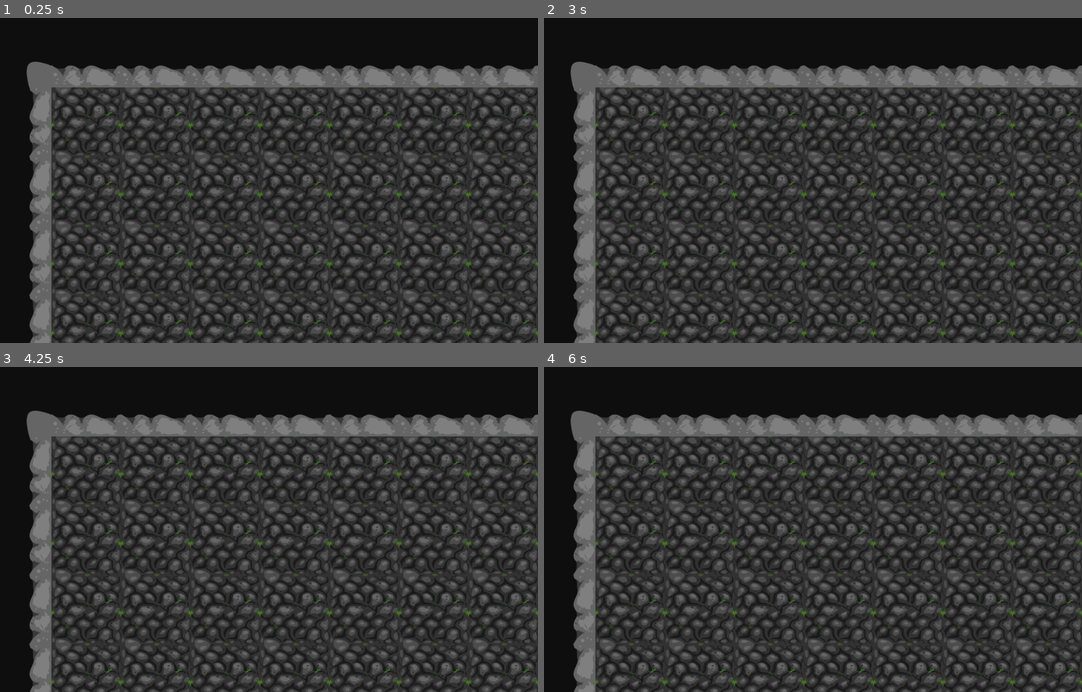
Above: before the commit, frames 1-4 (two rows, left to right).
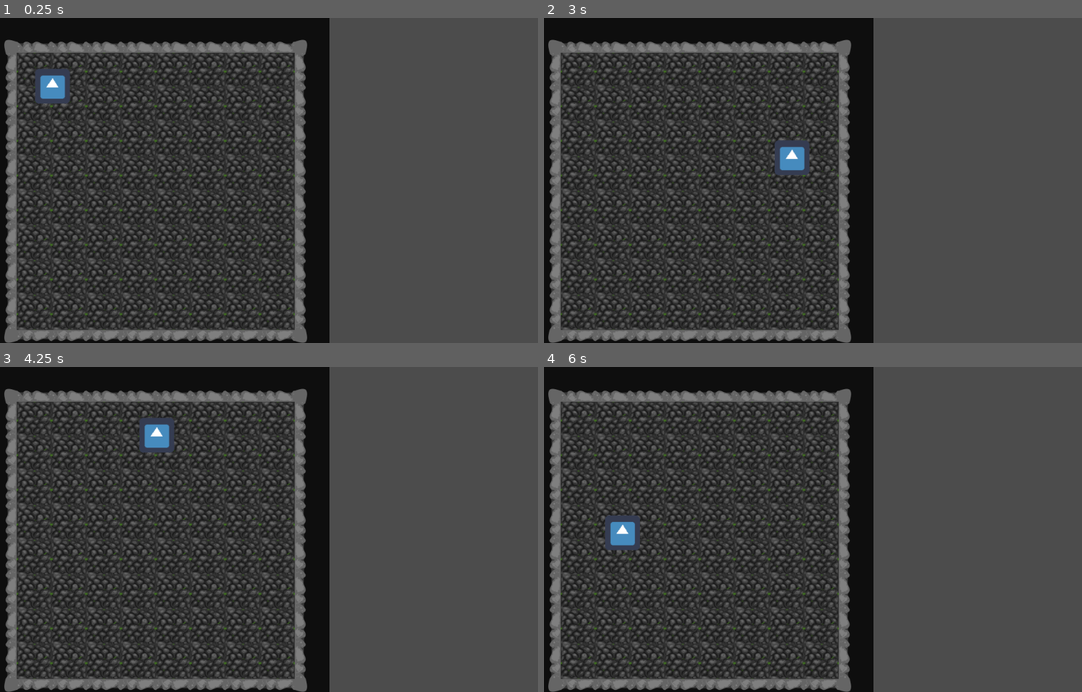
Above: after the commit, the same moments.

Repository: hnr250/FromHeroToZero
Game: Godot game, scene res://Field.tscn
The game is run twice, just before and just after one commit, with the same random seed, the same clock (stepped at 60 frames per second) and the same inputs. Before the commit the project has no main scene; this scene is started directly in both runs. The engine's default icon, where the game draws it, is replaced by a stand-in: a white triangle on a blue panel in a dark square.
Inputs:
- Up to frame 1 (0.25 s): no input
- Up to frame 2 (3 s): tap Enter at 0.5 s; hold Right (ui_right) 0.53-1.28 s; hold Down (ui_down) 1.28-2.03 s; hold Right (ui_right) 2.03-2.78 s; hold Up (ui_up) from 2.78 s (still down)
- Up to frame 3 (4.25 s): release Up (ui_up) at 3.53 s; hold Left (ui_left) from 3.53 s (still down)
- Up to frame 4 (6 s): release Left (ui_left) at 5.03 s; hold Down (ui_down) 5.03-5.78 s; hold Right (ui_right) from 5.78 s (still down)

The runs differ from the first frame. In frame 1, 60% of the frame differs, in the area x 0-100%, y 0-100%; in frame 2, 60%; in frame 3, 60%; in frame 4, 60%.

Commit message:
Add simple player with collisions

Diff:
--- a/Field.tscn
+++ b/Field.tscn
@@ -1,8 +1,18 @@
-[gd_scene load_steps=2 format=2]
+[gd_scene load_steps=5 format=2]
 
 [ext_resource path="res://Graphics/tiles.tres" type="TileSet" id=1]
+[ext_resource path="res://simple_movement.gd" type="Script" id=2]
+[ext_resource path="res://icon.png" type="Texture" id=3]
+
+[sub_resource type="RectangleShape2D" id=1]
+
+custom_solver_bias = 0.0
+extents = Vector2( 10, 10 )
 
 [node name="Tileset" type="Node2D" index="0"]
+
+scale = Vector2( 0.5, 0.5 )
+_sections_unfolded = [ "Transform" ]
 
 [node name="TileMap" type="TileMap" parent="." index="0"]
 
@@ -23,4 +33,26 @@
 occluder_light_mask = 1
 format = 1
 tile_data = PoolIntArray( 0, 5, 0, 1, 4, 0, 2, 4, 0, 3, 4, 0, 4, 4, 0, 5, 4, 0, 6, 4, 0, 7, 4, 0, 8, 4, 0, 9, 6, 0, 655 …(1247 unchanged characters)…
-_sections_unfolded = [ "Cell" ]
+_sections_unfolded = [ "Cell", "Collision" ]
+
+[node name="KinematicBody2D" type="KinematicBody2D" parent="." index="1"]
+
+position = Vector2( 259.402, 252.252 )
+scale = Vector2( 2, 2 )
+input_pickable = false
+collision_layer = 1
+collision_mask = 1
+collision/safe_margin = 0.08
+script = ExtResource( 2 )
+_sections_unfolded = [ "Transform" ]
+
+[node name="Sprite" type="Sprite" parent="KinematicBody2D" index="0"]
+
+texture = ExtResource( 3 )
+_sections_unfolded = [ "Transform" ]
+
+[node name="CollisionShape2D" type="CollisionShape2D" parent="KinematicBody2D" index="1"]
+
+scale = Vector2( 2, 2 )
+shape = SubResource( 1 )
+_sections_unfolded = [ "Transform" ]
--- a/project.godot
+++ b/project.godot
@@ -11,6 +11,7 @@
 [application]
 
 config/name="HeroToZero"
+run/main_scene="res://Field.tscn"
 config/icon="res://icon.png"
 
 [rendering]
--- /dev/null
+++ b/simple_movement.gd
@@ -0,0 +1,16 @@
+extends KinematicBody2D
+
+var VELOCITY = 4
+
+func _physics_process(delta):
+
+    if Input.is_action_pressed("ui_left"):
+        move_and_collide(Vector2(-VELOCITY, 0))
+    elif Input.is_action_pressed("ui_right"):
+        move_and_collide(Vector2(VELOCITY, 0))
+
+
+    if Input.is_action_pressed("ui_up"):
+       move_and_collide(Vector2(0, -VELOCITY))
+    elif Input.is_action_pressed("ui_down"):
+       move_and_collide(Vector2(0, VELOCITY))
